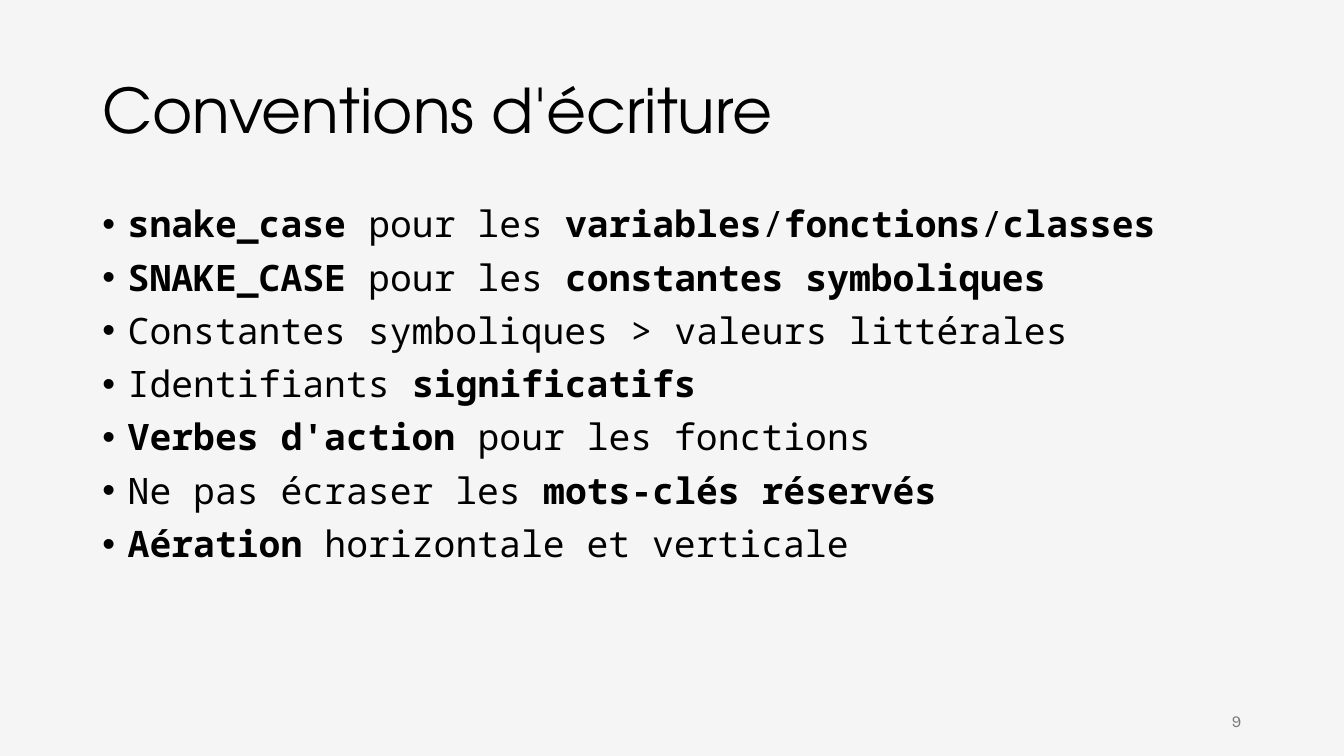
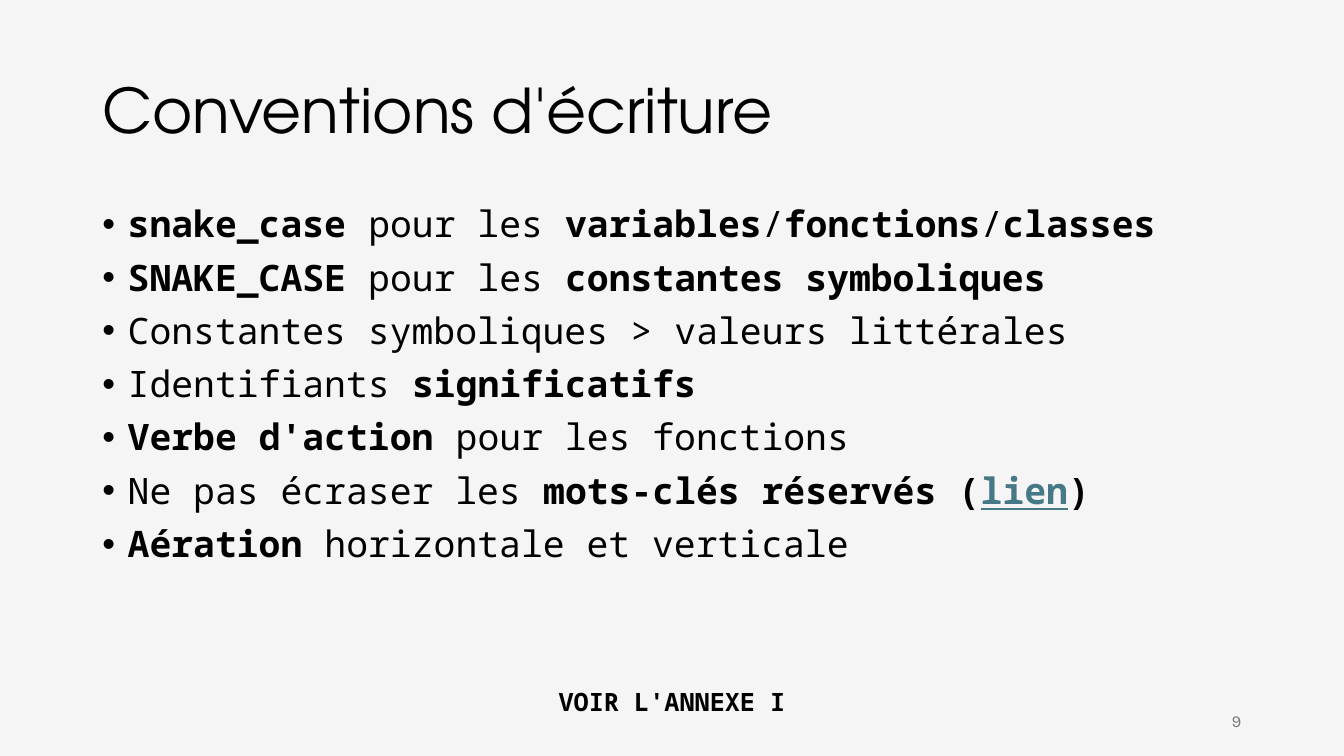
Before and after one commit to iannickgagnon/sagedays_iannick_2026, a slide deck: slide 9 of python_1/presentation_python_1.pptx. Drawn at 1344x756 pixels with LibreOffice and Linux fonts; fonts in the diff are those of the drawing. Boxes give left, top, right and bottom in pixels: in the first picture for what was removed or moved away, otherwise in the second. Text is boxed around its words. In the diff, an @@ line names an element or a change of style, - is before the commit and + after.

```diff
--- a/python_1/presentation_python_1.pptx
+++ b/python_1/presentation_python_1.pptx
@@ text at [128,421,1090,513]: text changed @@
-• Verbes d'action pour les fonctions
-• Ne pas écraser les mots-clés réservés
+• Verbe d'action pour les fonctions
+• Ne pas écraser les mots-clés réservés (lien)
@@ text added at [559,692,785,712], 18 pt, text #000000, bold @@
+VOIR L'ANNEXE I
```
Also in this commit, not shown: 3 other slides changed, 1 slide added.
